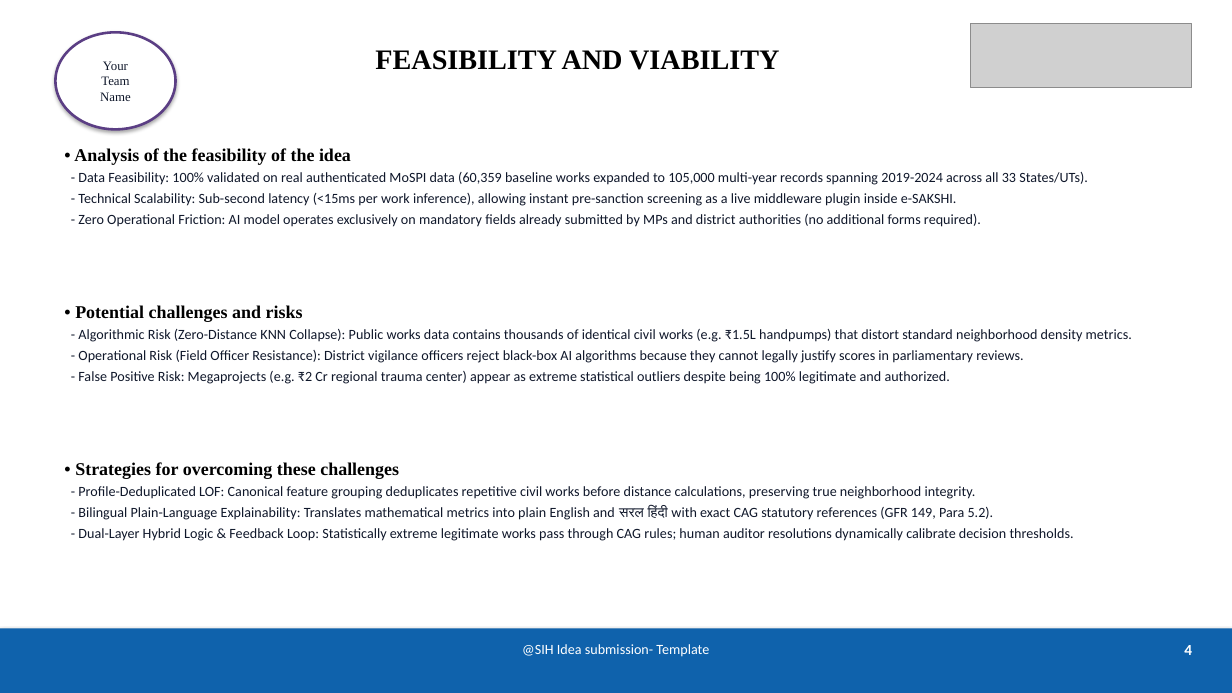
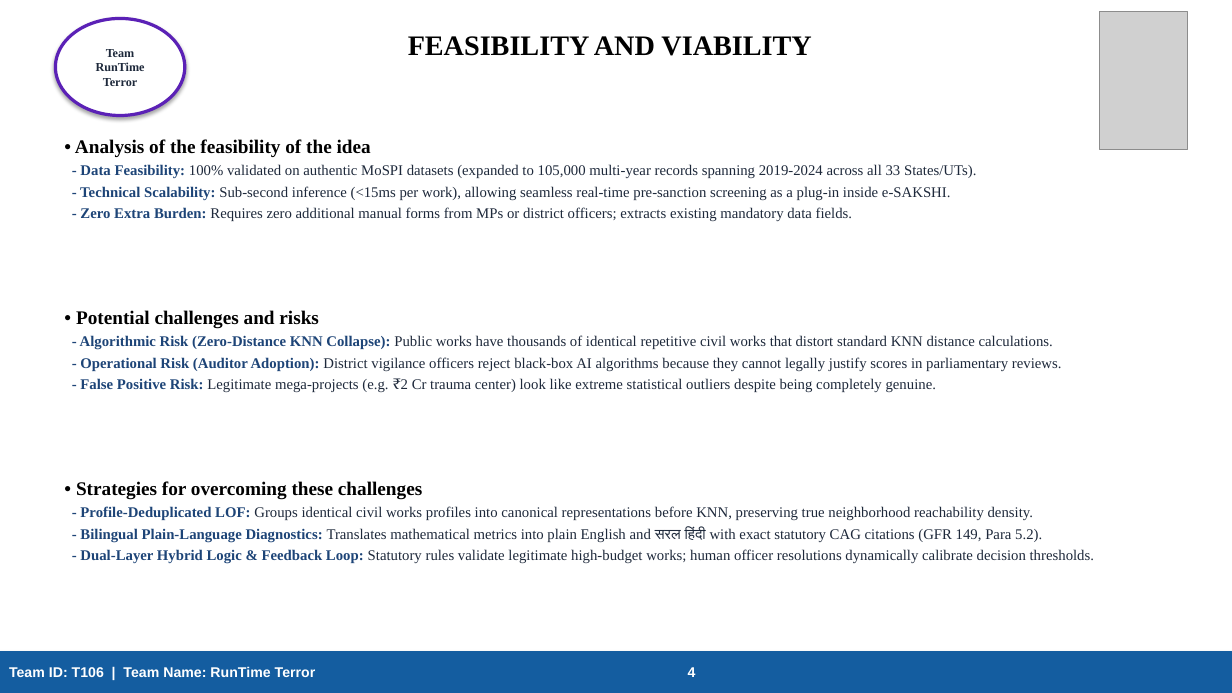
Before and after one commit to DONTcompeteIFWEAk/SIH26102-MPLADS-Anomaly-Detection, a slide deck: slide 4 of SIH2026_IDEA_Presentation_SIH26102.pptx. Drawn at 1232x693 pixels with LibreOffice and Linux fonts; fonts in the diff are those of the drawing; grey boxes stand for pictures. Boxes give left, top, right and bottom in pixels: in the first picture for what was removed or moved away, otherwise in the second. Text is boxed around its words. In the diff, an @@ line names an element or a change of style, - is before the commit and + after.

```diff
--- a/SIH2026_IDEA_Presentation_SIH26102.pptx
+++ b/SIH2026_IDEA_Presentation_SIH26102.pptx
@@ rectangle removed at (0,0,1232,693) @@
@@ ellipse "Team RunTime Terror": place and size @@
-ellipse "Team RunTime Terror" at (55,32,176,129)
+ellipse "Team RunTime Terror" at (55,18,185,116)
@@ ellipse "Team RunTime Terror" at (55,18,185,116): outline #5B3E84 2 pt to #5B21B6 2.5 pt @@
@@ text "FEASIBILITY AND VIABILITY": place and size @@
-text "FEASIBILITY AND VIABILITY" at (375,50,779,70)
+text "FEASIBILITY AND VIABILITY" at (408,36,811,56)
@@ picture removed at (970,23,1192,88) @@
@@ picture added at (1100,11,1188,150) @@
@@ text in ellipse at (96,49,145,86): text changed; size 10 to 9.5 pt; text colour #0F172A to #1E293B; bold on @@
-Your
-Team
-Name
+Team
+RunTime
+Terror
@@ text "• Analysis of the feasibility ...": place and size @@
-text "• Analysis of the feasibility ..." at (74,148,1088,227)
+text "• Analysis of the feasibility ..." at (75,139,976,221)
@@ text at (75,139,371,157): size 14 to 15 pt in "• Analysis of the feasibility of the ..." @@
@@ text at (80,164,976,221): text changed; size 11 to 11.5 pt; font Calibri to Times New Roman; text colour #0F172A to #1E293B @@
-- Data Feasibility: 100% validated on real authenticated MoSPI data (60,359 baseline works expanded to 105,000 multi-year records spanning 2019-2024 across all 33 States/UTs).
-- Technical Scalability: Sub-second latency (<15ms per work inference), allowing instant pre-sanction screening as a live middleware plugin inside e-SAKSHI.
-- Zero Operational Friction: AI model operates exclusively on mandatory fields already submitted by MPs and district authorities (no additional forms required).
+- Data Feasibility: 100% validated on authentic MoSPI datasets (expanded to 105,000 multi-year records spanning 2019-2024 across all 33 States/UTs).
+- Technical Scalability: Sub-second inference (<15ms per work), allowing seamless real-time pre-sanction screening as a plug-in inside e-SAKSHI.
+- Zero Extra Burden: Requires zero additional manual forms from MPs or district officers; extracts existing mandatory data fields.
@@ text at (76,310,319,328): size 14 to 15 pt in "• Potential challenges and risks" @@
@@ text at (80,335,1062,392): text changed; size 11 to 11.5 pt; font Calibri to Times New Roman; text colour #0F172A to #1E293B @@
-- Algorithmic Risk (Zero-Distance KNN Collapse): Public works data contains thousands of identical civil works (e.g. ₹1.5L handpumps) that distort standard neighborhood density metrics.
-- Operational Risk (Field Officer Resistance): District vigilance officers reject black-box AI algorithms because they cannot legally justify scores in parliamentary reviews.
-- False Positive Risk: Megaprojects (e.g. ₹2 Cr regional trauma center) appear as extreme statistical outliers despite being 100% legitimate and authorized.
+- Algorithmic Risk (Zero-Distance KNN Collapse): Public works have thousands of identical repetitive civil works that distort standard KNN distance calculations.
+- Operational Risk (Auditor Adoption): District vigilance officers reject black-box AI algorithms because they cannot legally justify scores in parliamentary reviews.
+- False Positive Risk: Legitimate mega-projects (e.g. ₹2 Cr trauma center) look like extreme statistical outliers despite being completely genuine.
@@ text "• Strategies for overcoming these ...": place and size @@
-text "• Strategies for overcoming these ..." at (75,462,1074,541)
+text "• Strategies for overcoming these ..." at (76,481,1094,563)
@@ text at (76,481,422,499): size 14 to 15 pt in "• Strategies for overcoming these challenges" @@
@@ text at (80,506,1094,563): text changed; size 11 to 11.5 pt; font Calibri to Times New Roman; text colour #0F172A to #1E293B @@
-- Profile-Deduplicated LOF: Canonical feature grouping deduplicates repetitive civil works before distance calculations, preserving true neighborhood integrity.
-- Bilingual Plain-Language Explainability: Translates mathematical metrics into plain English and सरल हिंदी with exact CAG statutory references (GFR 149, Para 5.2).
-- Dual-Layer Hybrid Logic & Feedback Loop: Statistically extreme legitimate works pass through CAG rules; human auditor resolutions dynamically calibrate decision thresholds.
+- Profile-Deduplicated LOF: Groups identical civil works profiles into canonical representations before KNN, preserving true neighborhood reachability density.
+- Bilingual Plain-Language Diagnostics: Translates mathematical metrics into plain English and सरल हिंदी with exact statutory CAG citations (GFR 149, Para 5.2).
+- Dual-Layer Hybrid Logic & Feedback Loop: Statutory rules validate legitimate high-budget works; human officer resolutions dynamically calibrate decision thresholds.
@@ rectangle removed at (0,628,1232,693) @@
@@ rectangle added at (0,652,1232,693), fill #145DA0, outline #145DA0 0.75 pt, 11 pt, text #FFFFFF, bold @@
+Team ID: T106 | Team Name: RunTime Terror 4
@@ text removed at (522,644,709,657) @@
-@SIH Idea submission- Template
@@ text removed at (1184,645,1192,655) @@
-4
```
Also in this commit, not shown: 3 other slides changed, 3 slides added, 3 slides removed, 27 other files.
